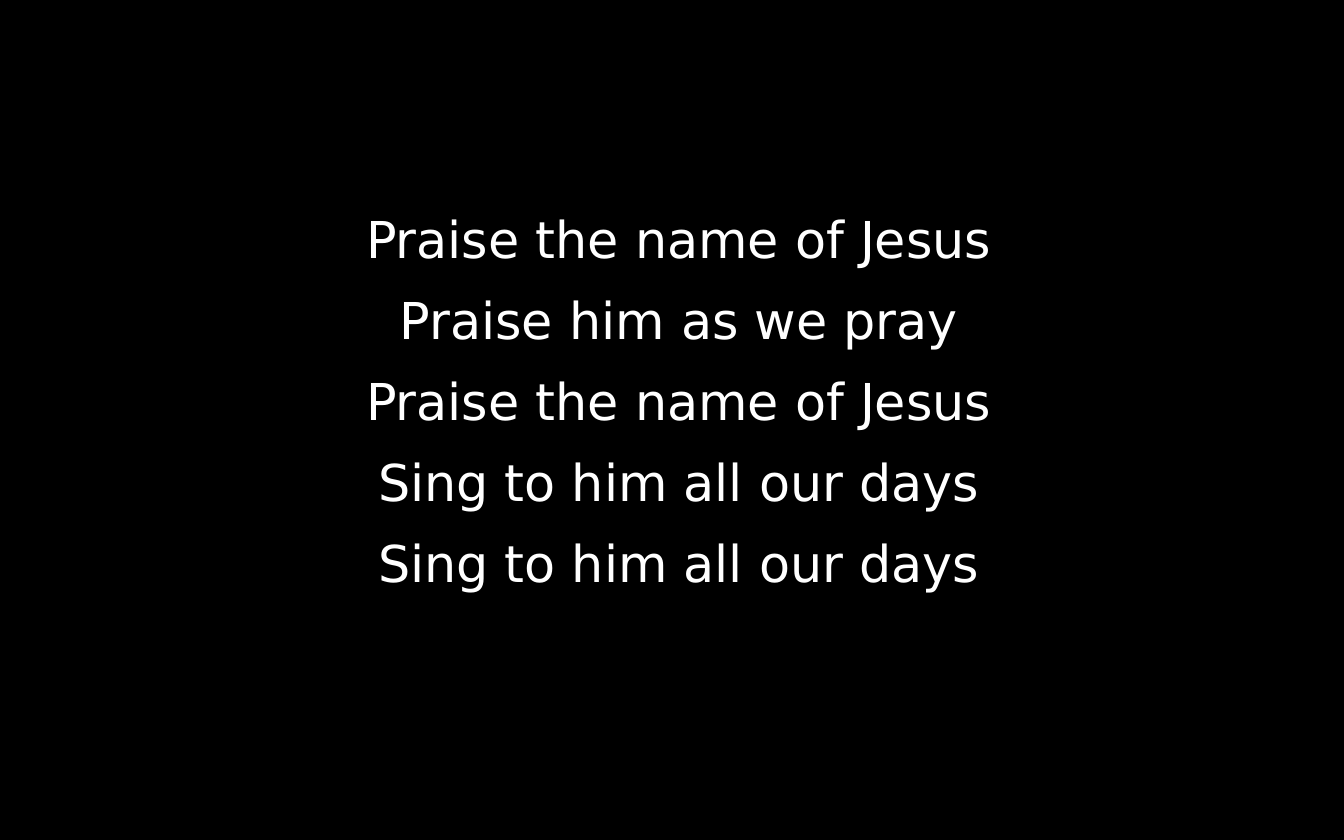
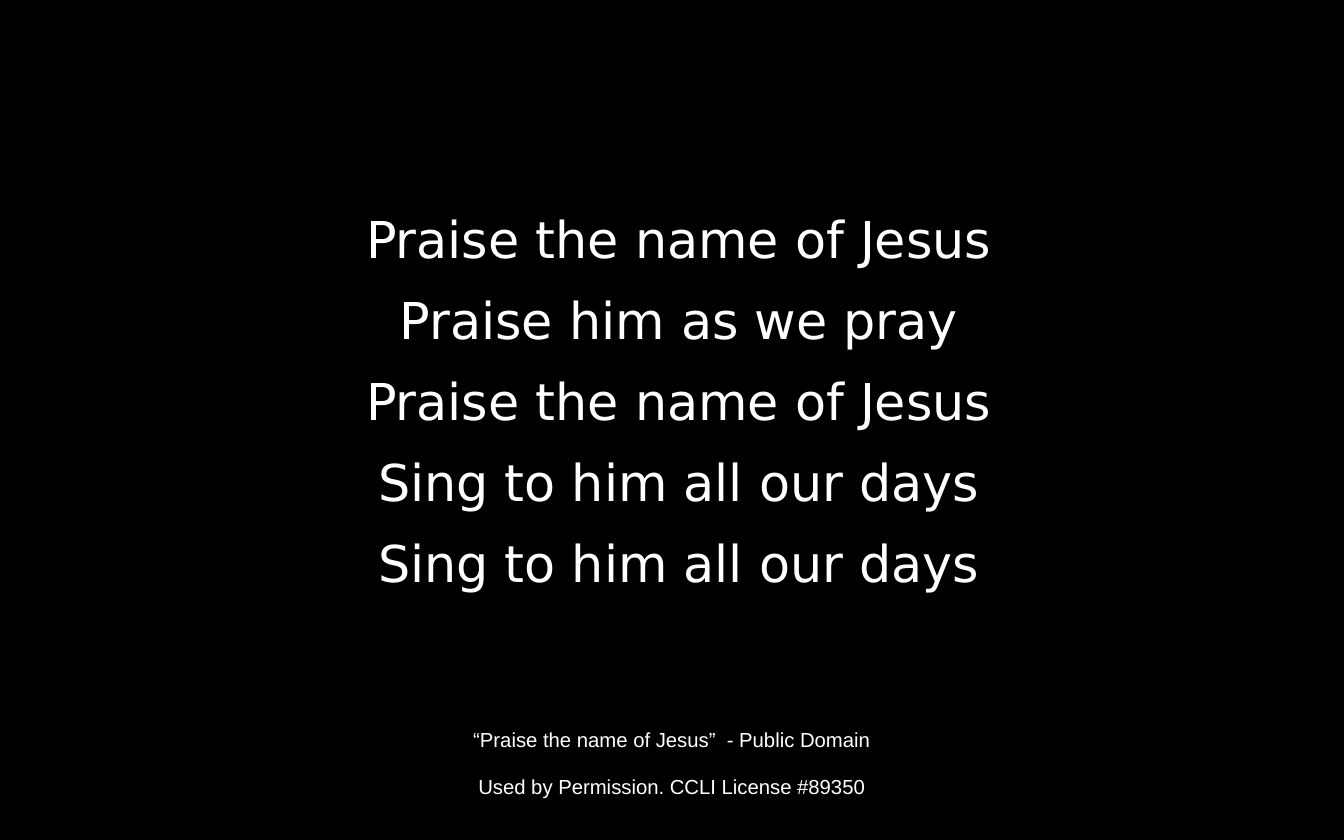
Before and after one commit to irwincoelho/Choir, a slide deck: slide 5 of Individual/PPTX/PraiseTheNameOfJesus.odp. Drawn at 1344x840 pixels with LibreOffice and Linux fonts; fonts in the diff are those of the drawing. Boxes give left, top, right and bottom in pixels: in the first picture for what was removed or moved away, otherwise in the second. Text is boxed around its words. In the diff, an @@ line names an element or a change of style, - is before the commit and + after.

```diff
--- a/Individual/PPTX/PraiseTheNameOfJesus.odp
+++ b/Individual/PPTX/PraiseTheNameOfJesus.odp
@@ text added at [473,732,870,799], 12 pt, text #FFFFFF @@
+“Praise the name of Jesus” - Public Domain
+Used by Permission. CCLI License #89350
```
Also in this commit, not shown: 1 other slide changed, 8 other files.
